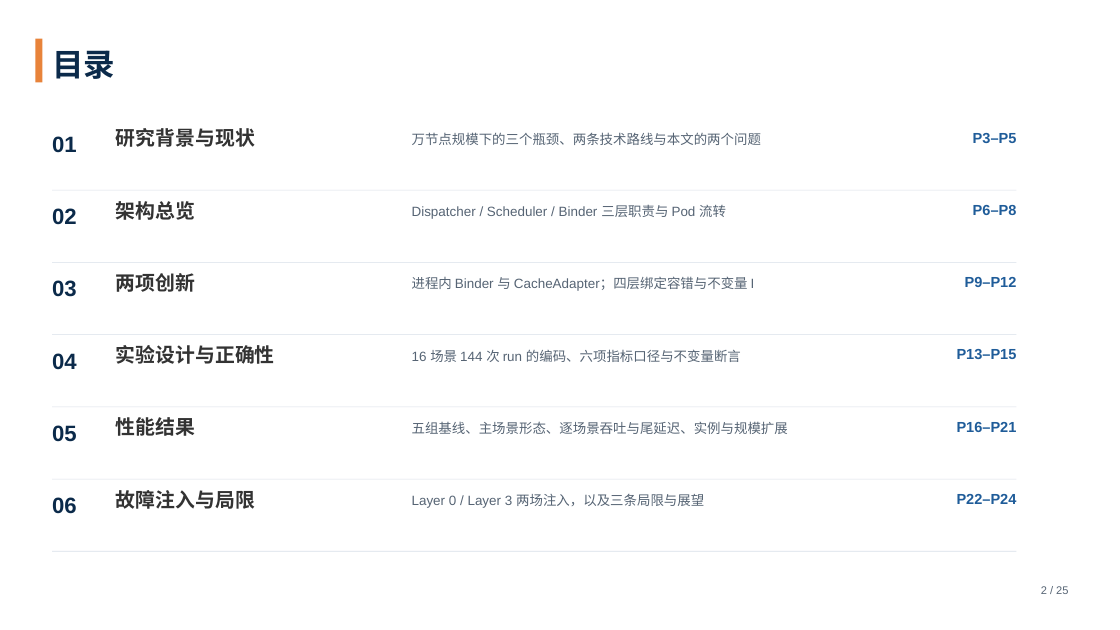
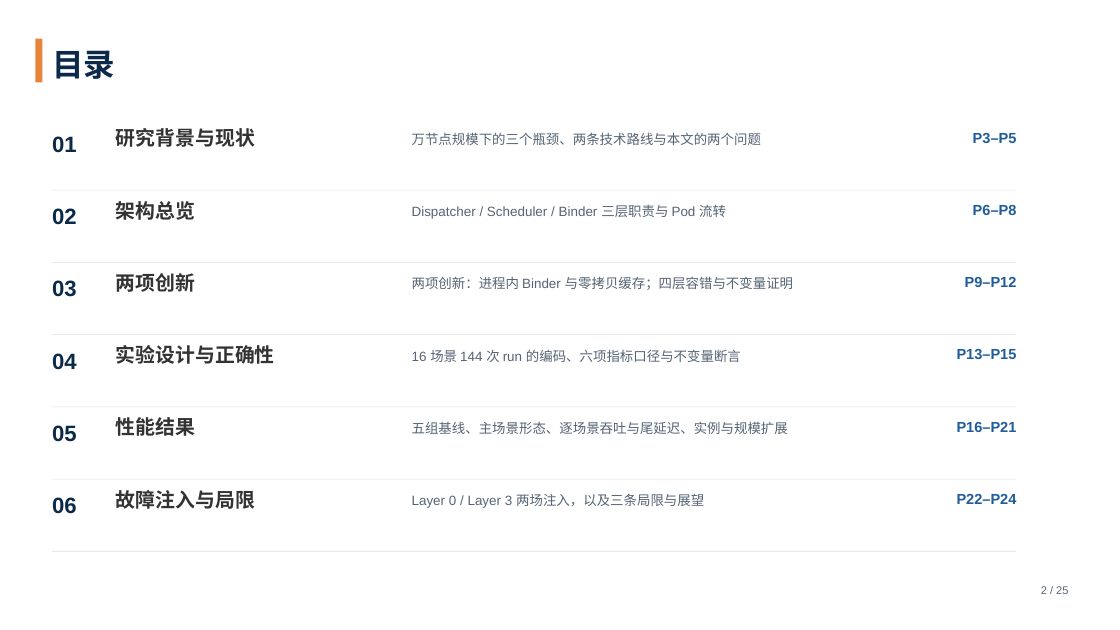
Before and after one commit to tengfei86/godel-scheduler, a slide deck: slide 2 of docs/thesis/defense/答辩PPT-基于etcd的分布式Kubernetes调度器.pptx. Drawn at 1120x630 pixels with LibreOffice and Linux fonts; fonts in the diff are those of the drawing. Boxes give left, top, right and bottom in pixels: in the first picture for what was removed or moved away, otherwise in the second. Text is boxed around its words. In the diff, an @@ line names an element or a change of style, - is before the commit and + after.

Commit message:
docs(thesis): 目录 03 描述改写为「把 Binder 合并进 Scheduler、缓存零拷贝共享；四层容错守住至多绑定一次」

```diff
--- a/docs/thesis/defense/答辩PPT-基于etcd的分布式Kubernetes调度器.pptx
+++ b/docs/thesis/defense/答辩PPT-基于etcd的分布式Kubernetes调度器.pptx
@@ text at [412,276,793,290]: text changed @@
-进程内 Binder 与 CacheAdapter；四层绑定容错与不变量 I
+两项创新：进程内 Binder 与零拷贝缓存；四层容错与不变量证明
```
Also in this commit, not shown: 2 other files.
